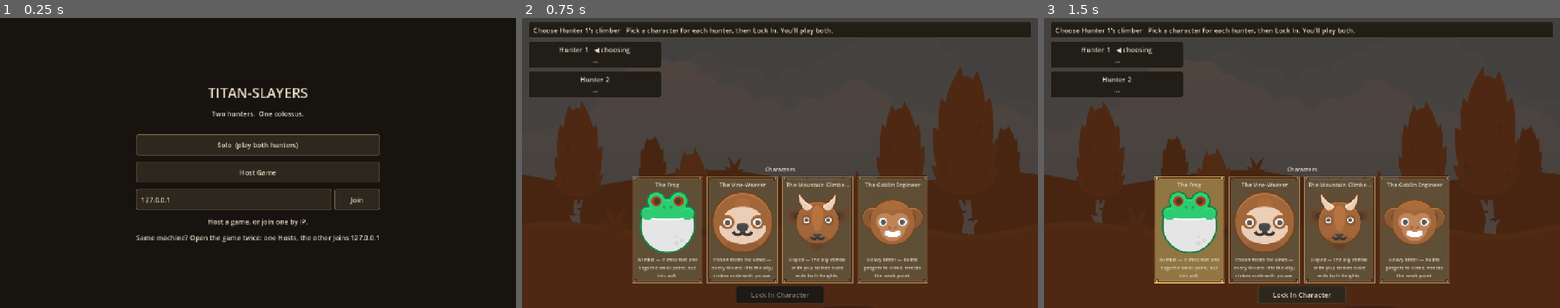
Above: before the commit, frames 1-3 (left to right).
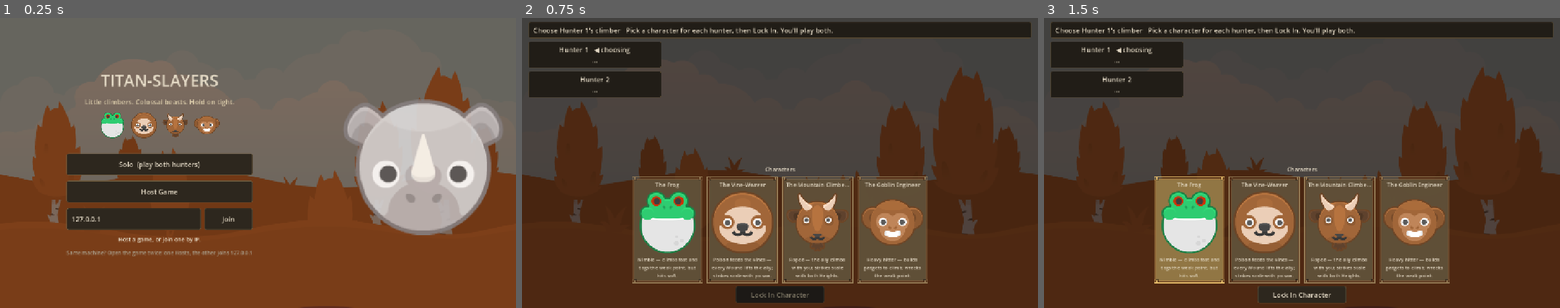
Above: after the commit, the same moments.

Repository: nbensen6/CardGame
Game: Godot game, scene res://views/menu.tscn
Same seed, same stepped clock (60 frames per second), same inputs: the game is played once before the commit and once after it.
Inputs (mouse positions are in pixels of both pictures, inside the frame that each line leads up to):
- Up to frame 1 (0.25 s): no input
- Up to frame 2 (0.75 s): click "Solo (play both hunters)" at 0.5 s
- Up to frame 3 (1.5 s): click (1188, 229) at 1.27 s

The runs differ from the first frame. In frame 1, 93% of the frame differs, in the area x 0-100%, y 0-100%; in frame 2, nothing differs; in frame 3, nothing differs.

Commit message:
Menu reskin: scene background, hero lineup, looming beast
Standing task (look through assets): the main menu was a bare black
screen — now it uses the arena background (lighter tint), the four
hunter portraits under the title, a big rhino looming on the right,
and a proper tagline. Screenshot-verified.

Co-Authored-By: Claude Opus 4.8 <noreply@anthropic.com>

Diff:
--- a/game/tools/screenshot.gd
+++ b/game/tools/screenshot.gd
@@ -19,6 +19,10 @@
 		elif a.begins_with("state="):
 			_state = a.substr(6)
 	_failsafe()  # never hang the machine
+	if _state == "menu":  # just the main menu, no session
+		change_scene_to_file("res://views/menu.tscn")
+		_capture()
+		return
 	var transport := LocalTransport.new()
 	Session.transport = transport
 	Session.host = GameHost.new(transport, 42, 2, true)  # deterministic solo game
--- a/game/views/menu.tscn
+++ b/game/views/menu.tscn
@@ -1,6 +1,12 @@
-[gd_scene load_steps=2 format=3]
+[gd_scene load_steps=8 format=3]
 
 [ext_resource type="Script" path="res://views/menu.gd" id="1_menu"]
+[ext_resource type="Texture2D" path="res://assets/bg/arena.png" id="2_bg"]
+[ext_resource type="Texture2D" path="res://assets/portraits/frog.png" id="3_frog"]
+[ext_resource type="Texture2D" path="res://assets/portraits/sloth.png" id="4_sloth"]
+[ext_resource type="Texture2D" path="res://assets/portraits/goat.png" id="5_goat"]
+[ext_resource type="Texture2D" path="res://assets/portraits/monkey.png" id="6_monkey"]
+[ext_resource type="Texture2D" path="res://assets/portraits/rhino.png" id="7_rhino"]
 
 [node name="Menu" type="Control"]
 layout_mode = 3
@@ -11,51 +17,116 @@
 grow_vertical = 2
 script = ExtResource("1_menu")
 
-[node name="BG" type="ColorRect" parent="."]
+[node name="BG" type="TextureRect" parent="."]
 layout_mode = 1
 anchors_preset = 15
 anchor_right = 1.0
 anchor_bottom = 1.0
 grow_horizontal = 2
 grow_vertical = 2
-color = Color(0.09, 0.076, 0.06, 1)
+texture = ExtResource("2_bg")
+expand_mode = 1
+stretch_mode = 6
+modulate = Color(0.72, 0.62, 0.55, 1)
 
-[node name="Center" type="CenterContainer" parent="."]
+[node name="BGTint" type="ColorRect" parent="."]
 layout_mode = 1
 anchors_preset = 15
 anchor_right = 1.0
 anchor_bottom = 1.0
 grow_horizontal = 2
 grow_vertical = 2
+color = Color(0.06, 0.05, 0.04, 0.35)
+
+[node name="Beast" type="TextureRect" parent="."]
+layout_mode = 1
+anchors_preset = 6
+anchor_left = 1.0
+anchor_top = 0.5
+anchor_right = 1.0
+anchor_bottom = 0.5
+offset_left = -430.0
+offset_top = -190.0
+offset_right = -30.0
+offset_bottom = 210.0
+grow_horizontal = 0
+grow_vertical = 2
+texture = ExtResource("7_rhino")
+expand_mode = 1
+stretch_mode = 5
+modulate = Color(1, 1, 1, 0.92)
+
+[node name="Center" type="CenterContainer" parent="."]
+layout_mode = 1
+anchors_preset = 15
+anchor_left = 0.0
+anchor_right = 0.62
+anchor_bottom = 1.0
+grow_horizontal = 2
+grow_vertical = 2
 
 [node name="Box" type="VBoxContainer" parent="Center"]
 layout_mode = 2
-theme_override_constants/separation = 16
+theme_override_constants/separation = 14
 
 [node name="Title" type="Label" parent="Center/Box"]
 layout_mode = 2
-theme_override_font_sizes/font_size = 34
+theme_override_font_sizes/font_size = 40
 text = "TITAN-SLAYERS"
 horizontal_alignment = 1
 
 [node name="Subtitle" type="Label" parent="Center/Box"]
 layout_mode = 2
-text = "Two hunters.  One colossus."
+theme_override_colors/font_color = Color(0.85, 0.79, 0.66, 1)
+text = "Little climbers. Colossal beasts. Hold on tight."
 horizontal_alignment = 1
 
+[node name="Heroes" type="HBoxContainer" parent="Center/Box"]
+layout_mode = 2
+alignment = 1
+theme_override_constants/separation = 14
+
+[node name="Frog" type="TextureRect" parent="Center/Box/Heroes"]
+custom_minimum_size = Vector2(64, 64)
+layout_mode = 2
+texture = ExtResource("3_frog")
+expand_mode = 1
+stretch_mode = 5
+
+[node name="Sloth" type="TextureRect" parent="Center/Box/Heroes"]
+custom_minimum_size = Vector2(64, 64)
+layout_mode = 2
+texture = ExtResource("4_sloth")
+expand_mode = 1
+stretch_mode = 5
+
+[node name="Goat" type="TextureRect" parent="Center/Box/Heroes"]
+custom_minimum_size = Vector2(64, 64)
+layout_mode = 2
+texture = ExtResource("5_goat")
+expand_mode = 1
+stretch_mode = 5
+
+[node name="Monkey" type="TextureRect" parent="Center/Box/Heroes"]
+custom_minimum_size = Vector2(64, 64)
+layout_mode = 2
+texture = ExtResource("6_monkey")
+expand_mode = 1
+stretch_mode = 5
+
 [node name="Gap" type="Control" parent="Center/Box"]
-custom_minimum_size = Vector2(0, 8)
+custom_minimum_size = Vector2(0, 10)
 layout_mode = 2
 
 [node name="SoloBtn" type="Button" parent="Center/Box"]
 unique_name_in_owner = true
-custom_minimum_size = Vector2(320, 52)
+custom_minimum_size = Vector2(340, 54)
 layout_mode = 2
 text = "Solo  (play both hunters)"
 
 [node name="HostBtn" type="Button" parent="Center/Box"]
 unique_name_in_owner = true
-custom_minimum_size = Vector2(320, 52)
+custom_minimum_size = Vector2(340, 54)
 layout_mode = 2
 text = "Host Game"
 
@@ -65,7 +136,7 @@
 
 [node name="IpEdit" type="LineEdit" parent="Center/Box/JoinRow"]
 unique_name_in_owner = true
-custom_minimum_size = Vector2(200, 52)
+custom_minimum_size = Vector2(210, 54)
 layout_mode = 2
 size_flags_horizontal = 3
 text = "127.0.0.1"
@@ -73,17 +144,20 @@
 
 [node name="JoinBtn" type="Button" parent="Center/Box/JoinRow"]
 unique_name_in_owner = true
-custom_minimum_size = Vector2(112, 52)
+custom_minimum_size = Vector2(120, 54)
 layout_mode = 2
 text = "Join"
 
 [node name="Status" type="Label" parent="Center/Box"]
 unique_name_in_owner = true
 layout_mode = 2
+theme_override_font_sizes/font_size = 14
 text = "Host a game, or join one by IP."
 horizontal_alignment = 1
 
 [node name="Hint" type="Label" parent="Center/Box"]
 layout_mode = 2
+theme_override_font_sizes/font_size = 13
+theme_override_colors/font_color = Color(0.65, 0.6, 0.52, 1)
 text = "Same machine? Open the game twice: one Hosts, the other Joins 127.0.0.1"
 horizontal_alignment = 1
